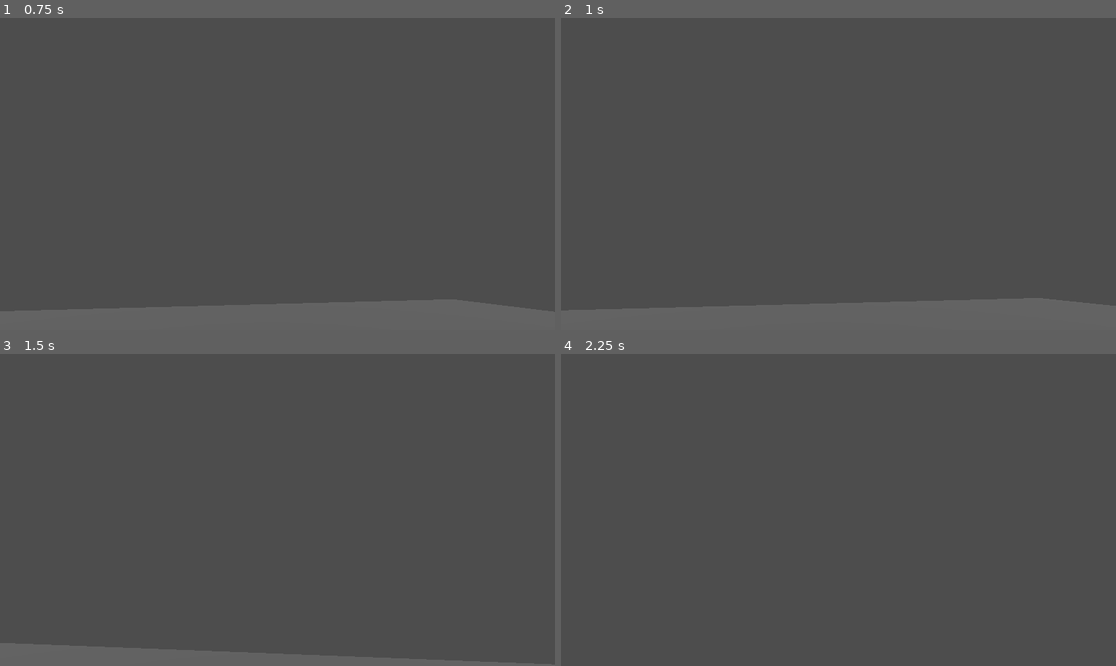
Above: before the commit, frames 1-4 (two rows, left to right).
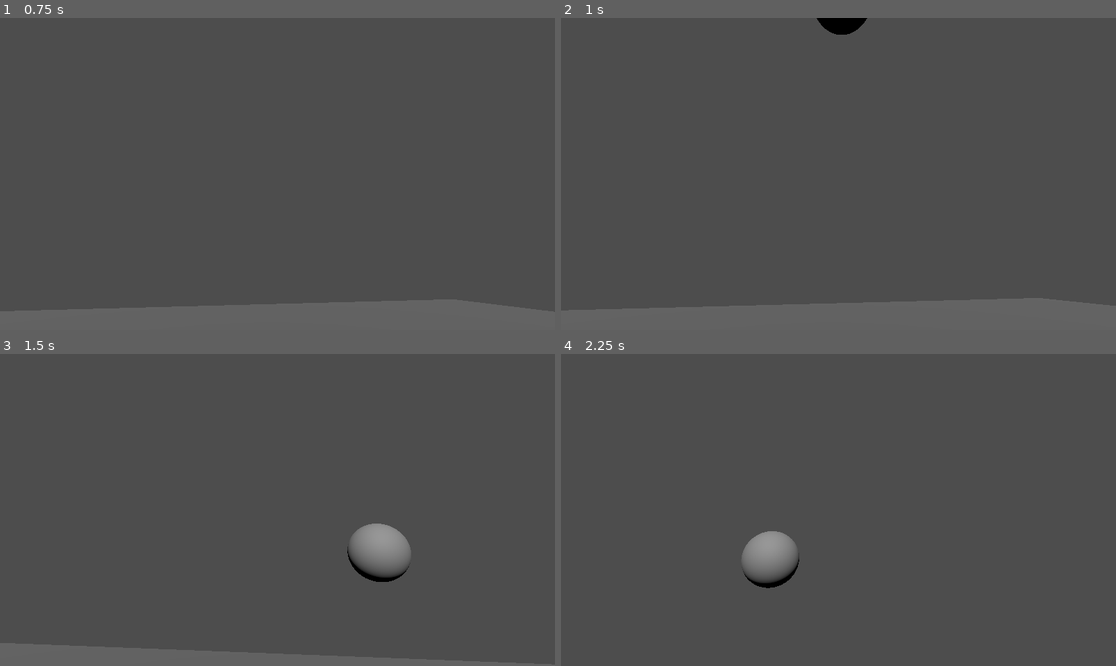
Above: after the commit, the same moments.

Repository: Shaman3223/Code313ballgame2
Game: Godot game, scene res://main.tscn
The game is run twice, just before and just after one commit, with the same random seed, the same clock (stepped at 60 frames per second) and the same inputs.
Inputs (mouse positions are in pixels of both pictures, inside the frame that each line leads up to):
- Up to frame 1 (0.75 s): tap Enter at 0.5 s; move the mouse to (305, 174) at 0.52 s; hold W (up) from 0.53 s (still down); tap X (shootball, bound only after the commit) at 0.6 s
- Up to frame 2 (1 s): keep holding W (up)
- Up to frame 3 (1.5 s): keep holding W (up); move the mouse to (249, 510) at 1.27 s; tap X (shootball, bound only after the commit) at 1.35 s
- Up to frame 4 (2.25 s): keep holding W (up); move the mouse to (849, 503) at 2.02 s; tap X (shootball, bound only after the commit) at 2.1 s

Frame 1 is identical in both runs. In frame 2, 0.3% of the frame differs, in the area x 46-56%, y 0-6%; in frame 3, 1.3%, in the area x 62-74%, y 54-74%; in frame 4, 1.2%.

Commit message:
Ball Mechanics

Diff:
--- a/BasketBallSim/basketball.tscn
+++ b/BasketBallSim/basketball.tscn
@@ -8,6 +8,7 @@
 
 [node name="RigidBody3D" type="RigidBody3D"]
 collision_layer = 2
+collision_mask = 3
 script = ExtResource("1_512qa")
 
 [node name="MeshInstance3D" type="MeshInstance3D" parent="."]
--- a/BasketBallSim/main.tscn
+++ b/BasketBallSim/main.tscn
@@ -41,3 +41,20 @@
 
 [node name="DirectionalLight3D" type="DirectionalLight3D" parent="StaticBody3D"]
 transform = Transform3D(1, 0, 0, 0, 0.918998, 0.394263, 0, -0.394263, 0.918998, 0, 6.91621, 0)
+
+[node name="CSGBox3D" type="CSGBox3D" parent="."]
+transform = Transform3D(1, 0, 0, 0, 1, 0, 0, 0, 1, -8.12725, 2.16266, 0)
+layers = 3
+use_collision = true
+collision_layer = 3
+collision_mask = 3
+size = Vector3(1, 5.32532, 1)
+
+[node name="CSGTorus3D" type="CSGTorus3D" parent="."]
+transform = Transform3D(1, 0, 0, 0, 1, 0, 0, 0, 1, -6.73475, 4.24514, 0)
+layers = 3
+use_collision = true
+collision_layer = 3
+collision_mask = 3
+inner_radius = 0.969
+outer_radius = 2.024
--- a/BasketBallSim/player.gd
+++ b/BasketBallSim/player.gd
@@ -19,7 +19,10 @@
 const SPRINT_FOV = 90.0
 const FOV_CHANGE_SPEED = 5.0
 
+
+
 var is_moving
+var is_mouse: bool = true
 
 @onready var head = $Head
 @onready var camera = $Head/Camera3D
@@ -31,6 +34,13 @@
 	joy_input = Vector2.ZERO
 	t_bob = 0.0
 	Input.set_mouse_mode(Input.MOUSE_MODE_CAPTURED)
+
+func toggleMouseCapture():
+	is_mouse = !is_mouse
+	if is_mouse:
+		Input.set_mouse_mode(Input.MOUSE_MODE_CAPTURED)
+	else:
+		Input.set_mouse_mode(Input.MOUSE_MODE_VISIBLE)
 
 func _unhandled_input(event):
 	if event is InputEventMouseMotion:
@@ -63,6 +73,12 @@
 
 	if not is_on_floor():
 		velocity.y = velocity.y - (FALL_SPEED * delta)
+
+	if Input.is_action_just_pressed("ui_cancel"):
+		toggleMouseCapture()
+
+	if Input.is_action_just_pressed("shootball"):
+		shootball()
 
 	if Input.is_action_pressed("sprint"):
 		speed = SPRINT_SPEED
@@ -99,3 +115,18 @@
 	pos.y = sin(time * BOB_FREQ) * BOB_AMP
 	pos.x = cos(time * BOB_FREQ / 2) * BOB_AMP
 	return pos
+
+func shootball():
+	var ball = load("res://basketball.tscn").instantiate()
+
+	get_parent().add_child(ball)
+
+	ball.position = position
+	ball.position.y += 3
+
+	var head = get_node("Head")
+
+	var x = -sin(head.rotation.y) * WALK_SPEED
+	var y = -cos(head.rotation.y) * WALK_SPEED
+
+	ball.shoot(x,y,3.0,0.0,2.0)
--- a/BasketBallSim/project.godot
+++ b/BasketBallSim/project.godot
@@ -12,60 +12,65 @@
 
 config/name="BasketBallSim"
 run/main_scene="res://main.tscn"
-config/features=PackedStringArray("4.2", "Forward Plus")
+config/features=PackedStringArray("4.4", "Forward Plus")
 config/icon="res://icon.svg"
 
 [input]
 
 ui_left={
 "deadzone": 0.5,
-"events": [Object(InputEventKey,"resource_local_to_scene":fa …(174 unchanged characters)… l_keycode":0,"key_label":0,"unicode":0,"echo":false,"script":null)
+"events": [Object(InputEventKey,"resource_local_to_scene":fa …(174 unchanged characters)… l_keycode":0,"key_label":0,"unicode":0,"location":0,"echo":false,"script":null)
 , Object(InputEventJoypadButton,"resource_local_to_scene":false,"resource_name":"","device":0,"button_index":13,"pressure":0.0,"pressed":false,"script":null)
 , Object(InputEventJoypadMotion,"resource_local_to_scene":false,"resource_name":"","device":0,"axis":0,"axis_value":-1.0,"script":null)
-, Object(InputEventKey,"resource_local_to_scene":false,"reso …(162 unchanged characters)… keycode":65,"key_label":0,"unicode":97,"echo":false,"script":null)
+, Object(InputEventKey,"resource_local_to_scene":false,"reso …(162 unchanged characters)… keycode":65,"key_label":0,"unicode":97,"location":0,"echo":false,"script":null)
 ]
 }
 ui_right={
 "deadzone": 0.5,
-"events": [Object(InputEventKey,"resource_local_to_scene":fa …(174 unchanged characters)… l_keycode":0,"key_label":0,"unicode":0,"echo":false,"script":null)
+"events": [Object(InputEventKey,"resource_local_to_scene":fa …(174 unchanged characters)… l_keycode":0,"key_label":0,"unicode":0,"location":0,"echo":false,"script":null)
 , Object(InputEventJoypadButton,"resource_local_to_scene":false,"resource_name":"","device":0,"button_index":14,"pressure":0.0,"pressed":false,"script":null)
 , Object(InputEventJoypadMotion,"resource_local_to_scene":false,"resource_name":"","device":0,"axis":0,"axis_value":1.0,"script":null)
-, Object(InputEventKey,"resource_local_to_scene":false,"reso …(163 unchanged characters)… eycode":68,"key_label":0,"unicode":100,"echo":false,"script":null)
+, Object(InputEventKey,"resource_local_to_scene":false,"reso …(163 unchanged characters)… eycode":68,"key_label":0,"unicode":100,"location":0,"echo":false,"script":null)
 ]
 }
 ui_up={
 "deadzone": 0.5,
-"events": [Object(InputEventKey,"resource_local_to_scene":fa …(174 unchanged characters)… l_keycode":0,"key_label":0,"unicode":0,"echo":false,"script":null)
+"events": [Object(InputEventKey,"resource_local_to_scene":fa …(174 unchanged characters)… l_keycode":0,"key_label":0,"unicode":0,"location":0,"echo":false,"script":null)
 , Object(InputEventJoypadButton,"resource_local_to_scene":false,"resource_name":"","device":0,"button_index":11,"pressure":0.0,"pressed":false,"script":null)
 , Object(InputEventJoypadMotion,"resource_local_to_scene":false,"resource_name":"","device":0,"axis":1,"axis_value":-1.0,"script":null)
-, Object(InputEventKey,"resource_local_to_scene":false,"reso …(163 unchanged characters)… eycode":87,"key_label":0,"unicode":119,"echo":false,"script":null)
+, Object(InputEventKey,"resource_local_to_scene":false,"reso …(163 unchanged characters)… eycode":87,"key_label":0,"unicode":119,"location":0,"echo":false,"script":null)
 ]
 }
 ui_down={
 "deadzone": 0.5,
-"events": [Object(InputEventKey,"resource_local_to_scene":fa …(174 unchanged characters)… l_keycode":0,"key_label":0,"unicode":0,"echo":false,"script":null)
+"events": [Object(InputEventKey,"resource_local_to_scene":fa …(174 unchanged characters)… l_keycode":0,"key_label":0,"unicode":0,"location":0,"echo":false,"script":null)
 , Object(InputEventJoypadButton,"resource_local_to_scene":false,"resource_name":"","device":0,"button_index":12,"pressure":0.0,"pressed":false,"script":null)
 , Object(InputEventJoypadMotion,"resource_local_to_scene":false,"resource_name":"","device":0,"axis":1,"axis_value":1.0,"script":null)
-, Object(InputEventKey,"resource_local_to_scene":false,"reso …(163 unchanged characters)… eycode":83,"key_label":0,"unicode":115,"echo":false,"script":null)
+, Object(InputEventKey,"resource_local_to_scene":false,"reso …(163 unchanged characters)… eycode":83,"key_label":0,"unicode":115,"location":0,"echo":false,"script":null)
 ]
 }
 left={
 "deadzone": 0.5,
-"events": [Object(InputEventKey,"resource_local_to_scene":fa …(171 unchanged characters)… keycode":65,"key_label":0,"unicode":97,"echo":false,"script":null)
+"events": [Object(InputEventKey,"resource_local_to_scene":fa …(171 unchanged characters)… keycode":65,"key_label":0,"unicode":97,"location":0,"echo":false,"script":null)
 ]
 }
 right={
 "deadzone": 0.5,
-"events": [Object(InputEventKey,"resource_local_to_scene":fa …(172 unchanged characters)… eycode":68,"key_label":0,"unicode":100,"echo":false,"script":null)
+"events": [Object(InputEventKey,"resource_local_to_scene":fa …(172 unchanged characters)… eycode":68,"key_label":0,"unicode":100,"location":0,"echo":false,"script":null)
 ]
 }
 up={
 "deadzone": 0.5,
-"events": [Object(InputEventKey,"resource_local_to_scene":fa …(172 unchanged characters)… eycode":87,"key_label":0,"unicode":119,"echo":false,"script":null)
+"events": [Object(InputEventKey,"resource_local_to_scene":fa …(172 unchanged characters)… eycode":87,"key_label":0,"unicode":119,"location":0,"echo":false,"script":null)
 ]
 }
 down={
 "deadzone": 0.5,
-"events": [Object(InputEventKey,"resource_local_to_scene":fa …(172 unchanged characters)… eycode":83,"key_label":0,"unicode":115,"echo":false,"script":null)
+"events": [Object(InputEventKey,"resource_local_to_scene":fa …(172 unchanged characters)… eycode":83,"key_label":0,"unicode":115,"location":0,"echo":false,"script":null)
 ]
 }
+shootball={
+"deadzone": 0.5,
+"events": [Object(InputEventKey,"resource_local_to_scene":false,"resource_name":"","device":-1,"window_id":0,"alt_pressed":false,"shift_pressed":false,"ctrl_pressed":false,"meta_pressed":false,"pressed":false,"keycode":0,"physical_keycode":88,"key_label":0,"unicode":120,"location":0,"echo":false,"script":null)
+]
+}
Not shown: 1 places in BasketBallSim/basketball.tscn that only renumber resources
Not shown: 1 places in BasketBallSim/main.tscn that only renumber resources
